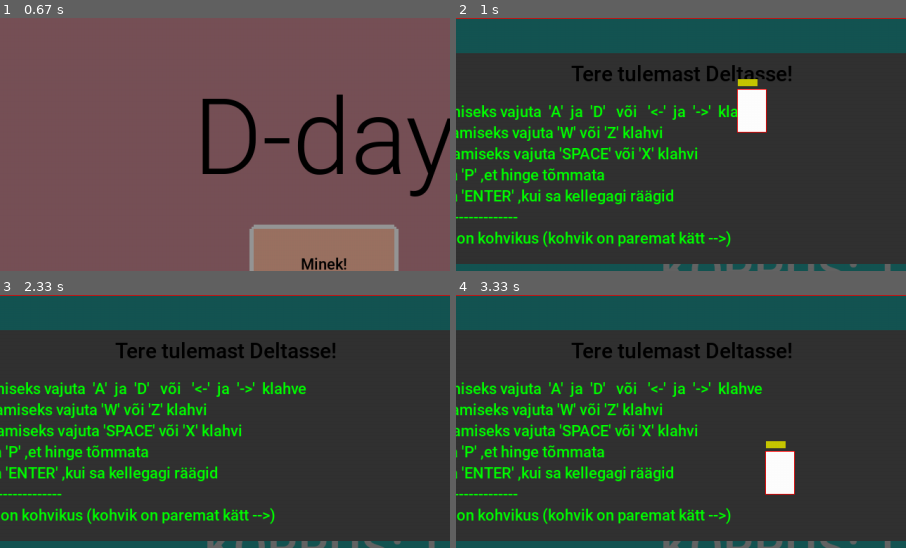
Above: before the commit, frames 1-4 (two rows, left to right).
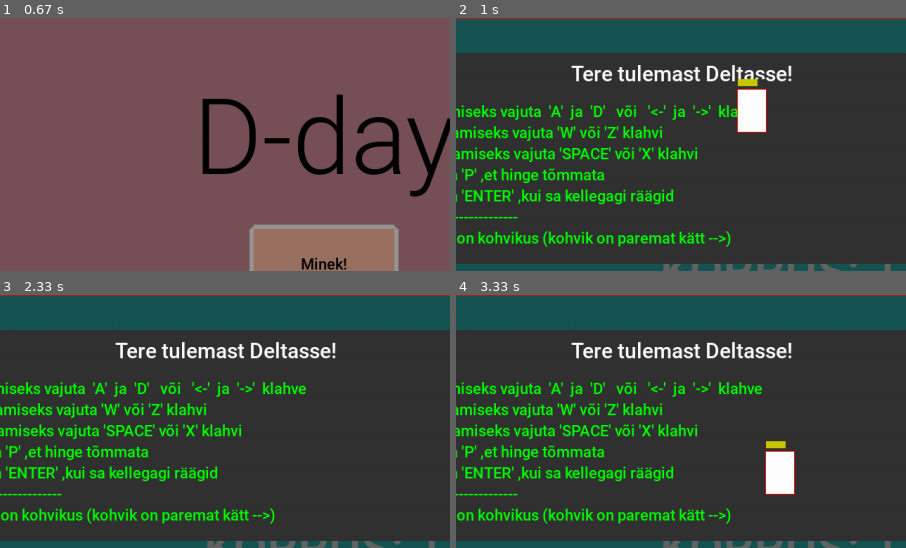
Above: after the commit, the same moments.

Repository: KarupoegPuhh/2020-projekt
Game: pygame game, started from MAIN.py
Two runs of this game, one before a commit and one after it. Both use one fixed random seed, a clock stepped at 60 frames per second and the inputs below.
Inputs (mouse positions are % of the whole screen's width and height, from its top left):
- Up to frame 1 (0.67 s): no input
- Up to frame 2 (1 s): click (46, 54) at 0.88 s
- Up to frame 3 (2.33 s): tap Space at 1.17 s; click "Seljakott" at 1.55 s; click "Ling" at 1.88 s; click "Jätkan!" at 2.22 s
- Up to frame 4 (3.33 s): hold Right 2.5-2.97 s; hold Left from 3 s (still down); tap Z at 3.07 s
The pictures show only the part of the screen within x 14-64%, y 0-50%; the shares and areas given below are measured in that part.

Frame 1 is identical in both runs. In frame 2, 1.6% of the frame differs, in the area x 25-75%, y 18-26%; in frame 3, 1.6%; in frame 4, 1.6%.

Commit message:
surres save'ib progressi, poes riiete hover korda, npc text valgeks

Diff:
--- a/maailm.py
+++ b/maailm.py
@@ -9,8 +9,11 @@
 global hernepüss, kartulikahur, ling, railgun, scar, sau
 global kasukas, kiiver, püksid, sandaalid
 global ritaliin, ritaliin_cd
+global esimene_kord
+esimene_kord = True
 
 def surm():
+    global esimene_kord
     psurm.play()
     pg.mixer.music.stop()
     #Väike paus ja ütleb, et surid
@@ -33,7 +36,8 @@
         aken.blit(TextSurf, TextRect)
 
         nupp(aken, "Annan alla", 400, 375, 200, 100, (100,0,0), (255,0,0), intro)
-        nupp(aken, "Proovin uuesti", 400, 250, 200, 100, (0,100,0), (0,255,0), main_loop)
+        esimene_kord = False
+        nupp(aken, "tee kunstlikku hingamist", 400, 250, 200, 100, (0,100,0), (0,255,0), main_loop)
 
         pg.display.update()
 
@@ -154,31 +158,69 @@
         global kasukas, kiiver, püksid, sandaalid
         global ritaliin, ritaliin_cd
         global delta_uksed, pood_unlocked
-
-        #vars
+        global esimene_kord
+
+        #level layout
+        global screen
+        global screen_y
+        global screenid
+        global vastased_ekraanis
+        global itemid_ekraanis
+
+        if esimene_kord:
+            #vars
+            vastased = []
+            rahad = []
+            itemid = None
+
+            #Relvad
+            ling = Relvad(1, 30, 5, (255,255,255), 15, True,"ling", "Walter PPK")
+            hernepüss = Relvad(3, 5, 3, (0,255,0), 20, False,"hernepüss", "AK-47")
+            kartulikahur = Relvad(15, 40, 10, (161,127,27), 13, False,"kartulikaur", "Käsikahur")
+            railgun = Relvad(0.5, 0, 20, (4,217,255), 10, False,"midagi erakordset", "EMP gun")
+            scar = Relvad(5, 10, 4, (0,0,0), 30, False, "FN SCAR", "FN SCAR")
+            sau = Relvad(100, 300, 100, (0,0,255), 100, False, "Gandalgi sau", "Gandalfi sau")
+            #Varustus
+            kasukas = Varustus(0, 5, False, False, "Abramovi vammus")
+            kiiver = Varustus(1, 2, False, False, "Näomask")
+            püksid = Varustus(2, 1, False, False, "Viigipüksid")
+            sandaalid = Varustus(5, 0, False, False, "Sandaalid")
+            #UnlockedCheck
+            delta_uksed = Unlockable(False)
+            pood_unlocked = Unlockable(False)
+
+            vastased_ekraanis = vastaste_loomine()
+            itemid_ekraanis = itemite_loomine()
+
+            #Et mängjal oleks alguses relv
+            Tom = Player(580, 100, 40, 60, ling)
+
+        screen = 1
+        screen_y = 0
+        screenid = screenide_loomine()
+
         kuulid = []
         kuulide_cd = 0
         kuulide_maxcount = 500
-        vastased = []
         põrandad = None
-        rahad = []
-        itemid = None
-
-        #Relvad
-        ling = Relvad(1, 30, 5, (255,255,255), 15, True,"ling", "Walter PPK")
-        hernepüss = Relvad(3, 5, 3, (0,255,0), 20, False,"hernepüss", "AK-47")
-        kartulikahur = Relvad(15, 40, 10, (161,127,27), 13, False,"kartulikaur", "Käsikahur")
-        railgun = Relvad(0.5, 0, 20, (4,217,255), 10, False,"midagi erakordset", "EMP gun")
-        scar = Relvad(5, 10, 4, (0,0,0), 30, False, "FN SCAR", "FN SCAR")
-        sau = Relvad(100, 300, 100, (0,0,255), 100, False, "Gandalgi sau", "Gandalfi sau")
-        #Varustus
-        kasukas = Varustus(0, 5, False, False, "Abramovi vammus")
-        kiiver = Varustus(1, 2, False, False, "Näomask")
-        püksid = Varustus(2, 1, False, False, "Viigipüksid")
-        sandaalid = Varustus(5, 0, False, False, "Sandaalid")
-        #UnlockedCheck
-        delta_uksed = Unlockable(False)
-        pood_unlocked = Unlockable(False)
+
+        Tom.x = 580
+        Tom.y = 100
+        Tom.m = 1
+        Tom.vel = 10
+        Tom.velx = 0
+        Tom.vely = 0
+        Tom.põrandal = False
+        Tom.laes = False
+        Tom.initial_vh = 10.5
+        Tom.vh = 0 #hüppe vel
+        Tom.health = 7
+        Tom.kb = 0 #knockback 1-paremale -1-vasakule 0-false
+        Tom.kontr = True #kas saab kontrollida
+        Tom.elus = True
+        Tom.relv = ling
+        Tom.vel_debuff = 0
+        Tom.värv = Player.kangelane_värv
 
         #Ritaliin buff
         ritaliin = False
@@ -191,22 +233,13 @@
         greenc = False
         bluec = False
 
-        #level layout
-        global screen
-        global screen_y
-        global screenid
-        global vastased_ekraanis
-        screen = 1
-        screen_y = 0
-        screenid = screenide_loomine()
-        vastased_ekraanis = vastaste_loomine()
         vastaste_arv = 0
         for y in vastased_ekraanis:
             for x in vastased_ekraanis[y]:
                 vastaste_arv += len(vastased_ekraanis[y][x])
         print("VASTASTE ARV: " + str(vastaste_arv))
 
-        itemid_ekraanis = itemite_loomine()
+
 
         def hangi_y(plat):
             return plat.y1
@@ -214,8 +247,6 @@
             for x in screenid[y]:
                 screenid[y][x].sort(reverse=True, key=hangi_y)
 
-        #Et mängjal oleks alguses relv
-        Tom = Player(580, 100, 40, 60, ling)
 
         clock = pg.time.Clock()
         global dt
--- a/player_lisad.py
+++ b/player_lisad.py
@@ -125,7 +125,7 @@
         if self.x + self.laius + 200 > (maailm.Tom.x + maailm.Tom.laius / 2) > self.x - 200 and self.y < maailm.Tom.y + maailm.Tom.pikkus / 2 < self.y + self.kõrgus:
             if self.page <= len(self.tekst) and self.räägitud == False:
                 pg.draw.rect(aken, (50, 50, 50), (laius / 2 - 500, 0, 900, 220))
-                TextSurf, TextRect = text_objects((self.tekst[self.page])[0:self.i], menu_head2Text)
+                TextSurf, TextRect = text_objects((self.tekst[self.page])[0:self.i], menu_head2Text,(255,255,255))
                 TextRect.center = (laius / 2, 100)
                 aken.blit(TextSurf, TextRect)
                 self.i += 1
@@ -140,7 +140,7 @@
                     self.räägitud = True
             else:
                 pg.draw.rect(aken, (50, 50, 50), (laius / 2 - 500, 0, 900, 220))
-                TextSurf, TextRect = text_objects(self.tekst[0], menu_head2Text)
+                TextSurf, TextRect = text_objects(self.tekst[0], menu_head2Text,(255,255,255))
                 TextRect.center = (laius / 2, 100)
                 aken.blit(TextSurf, TextRect)
             aken.blit(self.pic, (laius / 2 - 490, 10))
@@ -306,7 +306,7 @@
                     maailm.Tom.y = self.siht_y
             else:
                 pg.draw.rect(aken, (50, 50, 50), (laius / 2 - 300, 0, 600, 200))
-                TextSurf, TextRect = text_objects((self.tekst), menu_head2Text)
+                TextSurf, TextRect = text_objects((self.tekst), menu_head2Text,(255,255,255))
                 TextRect.center = (laius / 2, 100)
                 aken.blit(TextSurf, TextRect)
         else:
@@ -336,7 +336,7 @@
         if self.x + self.laius + 200 > (maailm.Tom.x + maailm.Tom.laius / 2) > self.x - 200:
             pg.draw.rect(aken, (50,50,50), (self.akna_suurus[0], self.akna_suurus[1],self.akna_suurus[2],self.akna_suurus[3]))
             #pealkiri
-            TextSurf, TextRect = text_objects(self.tekst[0], menu_head2Text)
+            TextSurf, TextRect = text_objects(self.tekst[0], menu_head2Text,(255,255,255))
             TextRect.center = (self.akna_suurus[2]/2 + self.akna_suurus[0], self.akna_suurus[1] + 30)
             aken.blit(TextSurf, TextRect)
             #Tekst
--- a/pood_invnet.py
+++ b/pood_invnet.py
@@ -98,11 +98,11 @@
         if maailm.kiiver.unlocked == False:
             rõiva_hover_txt(maailm.kiiver,950 , 250, 200, 70, (200,200,200))
         if maailm.kasukas.unlocked == False:
-            rõiva_hover_txt(maailm.kiiver,950 , 430, 200, 70, (200,200,200))
+            rõiva_hover_txt(maailm.kasukas,950 , 340, 200, 70, (200,200,200))
         if maailm.püksid.unlocked == False:
-            rõiva_hover_txt(maailm.kiiver,950 , 610, 200, 70, (200,200,200))
+            rõiva_hover_txt(maailm.püksid,950 , 430, 200, 70, (200,200,200))
         if maailm.sandaalid.unlocked == False:
-            rõiva_hover_txt(maailm.kiiver,950 , 790, 200, 70, (200,200,200))
+            rõiva_hover_txt(maailm.sandaalid,950 , 520, 200, 70, (200,200,200))
         #söök
         if maailm.Tom.health < maailm.Tom.max_health:
             eat_hover_txt("Jõujook","Annab sulle", "ühe elupukti", 130, 340, 200, 70, (200,200,200))
